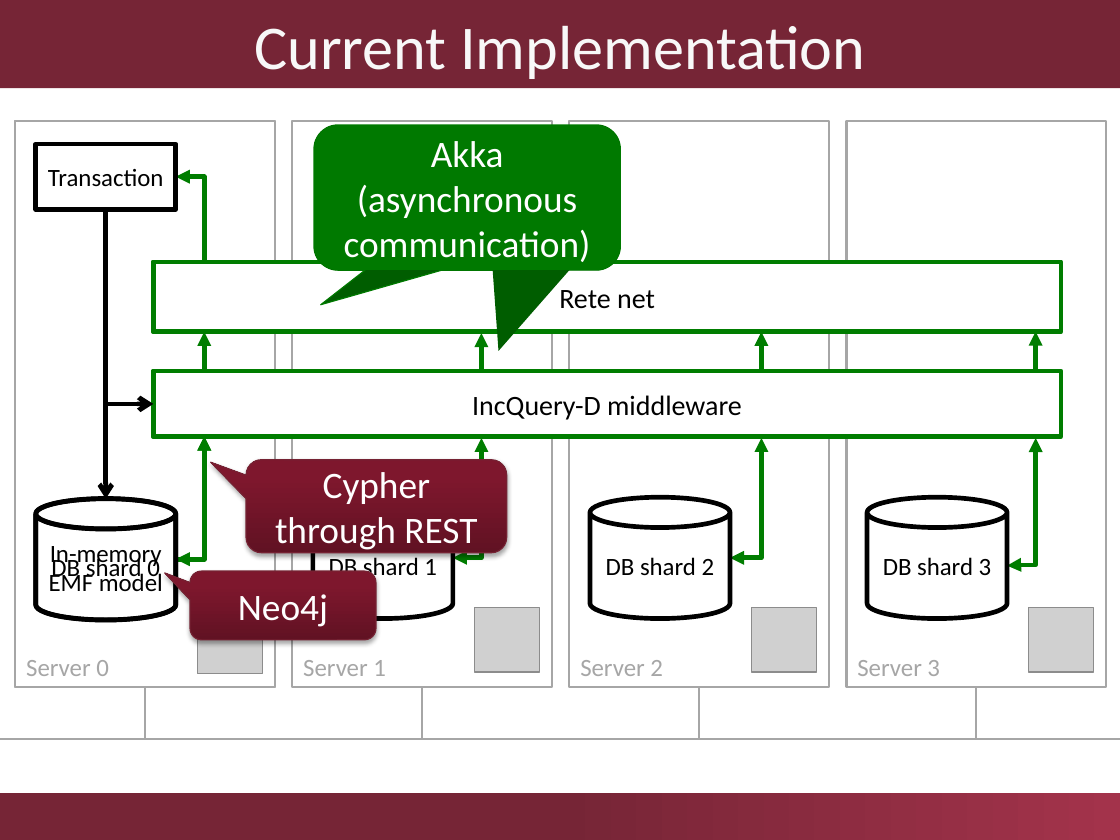
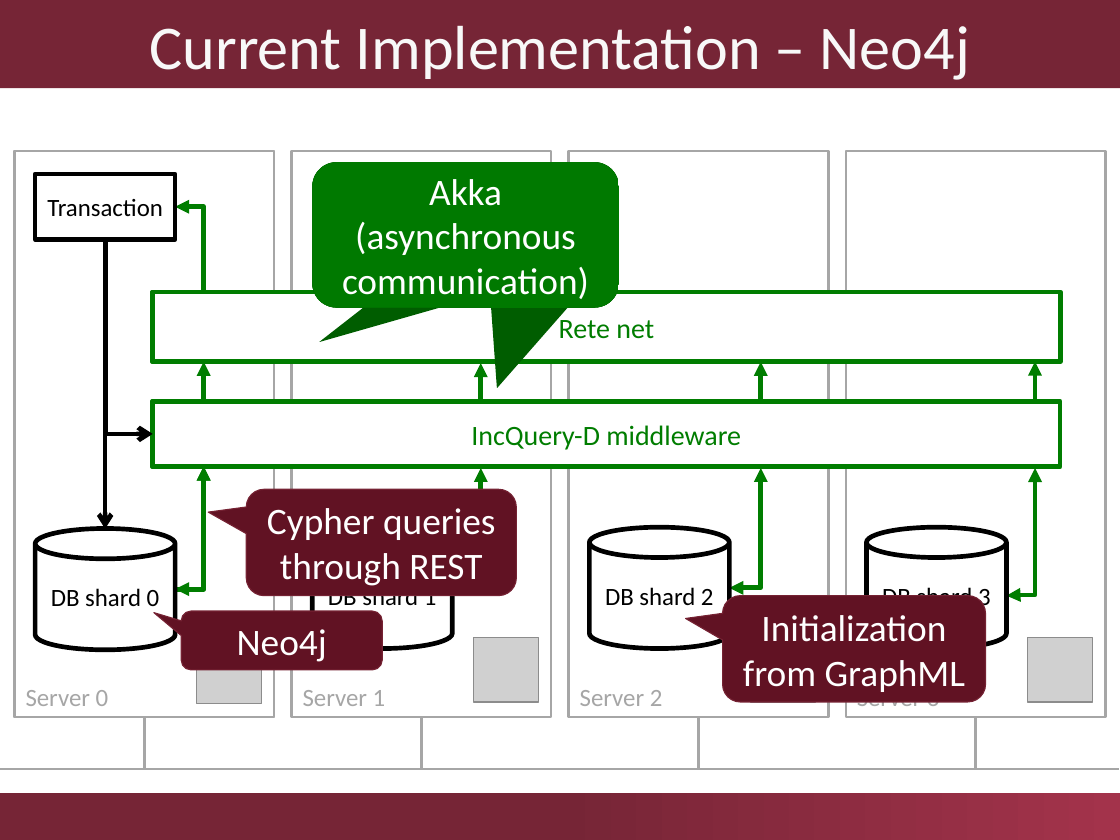
Before and after one commit to viatra/incqueryd, a slide deck: slide 3 of szarnyasg-incqueryd-tdk/presentation/IncQueryD-TDK2013.pptx. Drawn at 1120x840 pixels with LibreOffice and Linux fonts; fonts in the diff are those of the drawing; grey boxes stand for pictures; background and template pictures are left out. Boxes give left, top, right and bottom in pixels: in the first picture for what was removed or moved away, otherwise in the second. Text is boxed around its words. In the diff, an @@ line names an element or a change of style, - is before the commit and + after.

```diff
--- a/szarnyasg-incqueryd-tdk/presentation/IncQueryD-TDK2013.pptx
+++ b/szarnyasg-incqueryd-tdk/presentation/IncQueryD-TDK2013.pptx
@@ title at (150,25,970,80): text changed @@
-Current Implementation
+Current Implementation – Neo4j
@@ rounded speech box "Akka (asynchronous communication)": place and size @@
-rounded speech box "Akka (asynchronous communication)" at (314,125,620,271)
+rounded speech box "Akka (asynchronous communication)" at (312,162,619,308)
@@ rounded speech box "Akka (asynchronous communication)": place and size @@
-rounded speech box "Akka (asynchronous communication)" at (314,125,620,271)
+rounded speech box "Akka (asynchronous communication)" at (312,162,619,308)
@@ rounded speech box "Akka (asynchronous communication)" at (312,162,619,308): outline #007A00 0.75 pt to none @@
@@ rectangle "Rete net" at (152,292,1060,362): text colour #000000 to #007D00 @@
@@ rectangle "Indexer layer" at (152,401,254,466): size 14 to 16 pt @@
@@ rectangle "IncQuery-D middleware" at (152,401,1060,466): text colour #000000 to #007D00 @@
@@ 10 rectangles, 5 arrows, 5 lines, 4 pictures, 4 cylinders, 4 elbow double arrows, 3 elbow arrows: place and size @@
-10 rectangles, 5 arrows, 5 lines, 4 pictures, 4 cylinders, 4 elbow double arrows, 3 elbow arrows at (0,121,1120,739)
+10 rectangles, 5 arrows, 5 lines, 4 pictures, 4 cylinders, 4 elbow double arrows, 3 elbow arrows at (0,151,1119,769)
@@ cylinder removed at (36,498,176,619) @@
-In-memory EMF model
@@ rounded speech box "Cypher queries through REST": place and size @@
-rounded speech box "Cypher queries through REST" at (246,459,507,552)
+rounded speech box "Cypher queries through REST" at (246,489,516,596)
@@ rounded speech box "Cypher queries through REST" at (246,489,516,596): fill gradient #611323 to #7E182D to #81162D to #611323; shadow off; proportions changed @@
@@ text in rounded speech box at (267,508,495,586): text changed @@
-Cypher through REST
+Cypher queries through REST
@@ rounded speech box added at (722,596,986,702), fill #611323, outline #752234 0.75 pt, 24 pt, text #FFFFFF @@
+Initialization from GraphML
@@ rounded speech box "Neo4j": place and size @@
-rounded speech box "Neo4j" at (190,571,376,640)
+rounded speech box "Neo4j" at (181,612,382,671)
@@ rounded speech box "Neo4j" at (181,612,382,671): fill gradient #611323 to #7E182D to #81162D to #611323; shadow off @@
```
Also in this commit, not shown: 5 other slides changed, 1 slide added.
